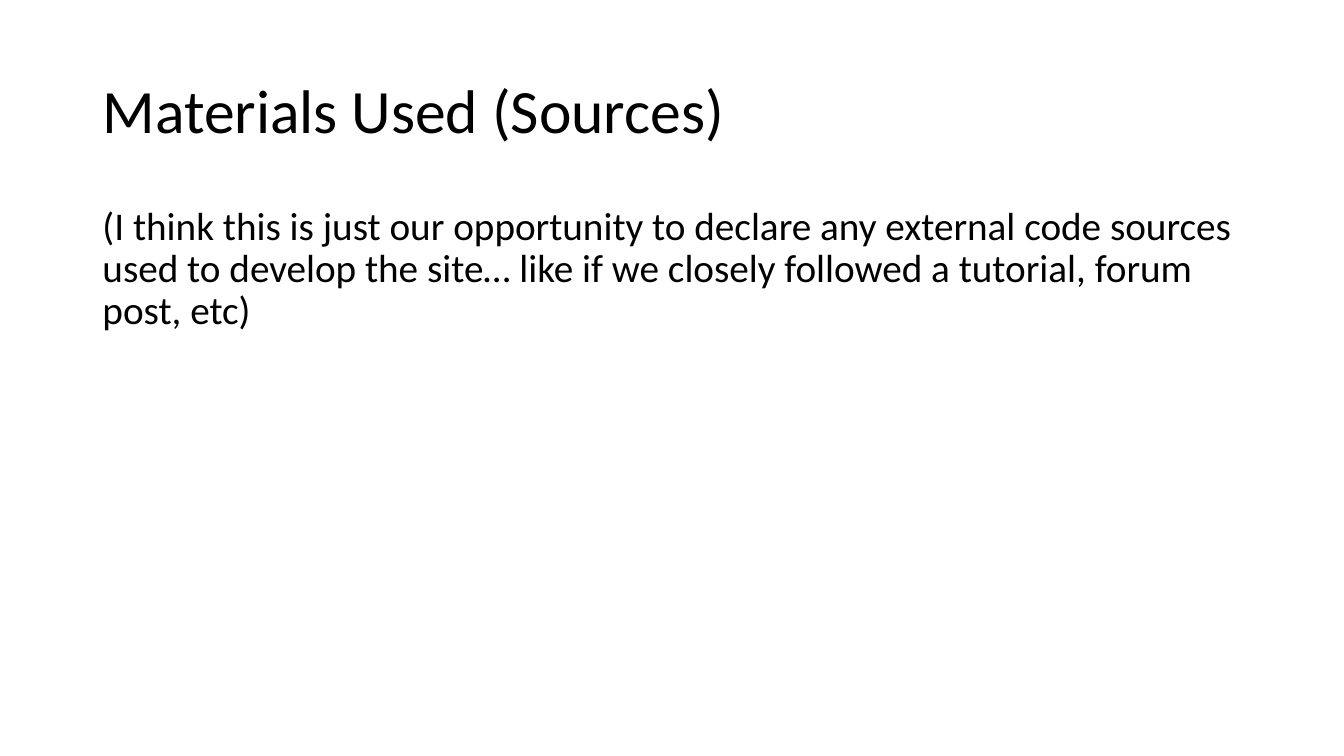
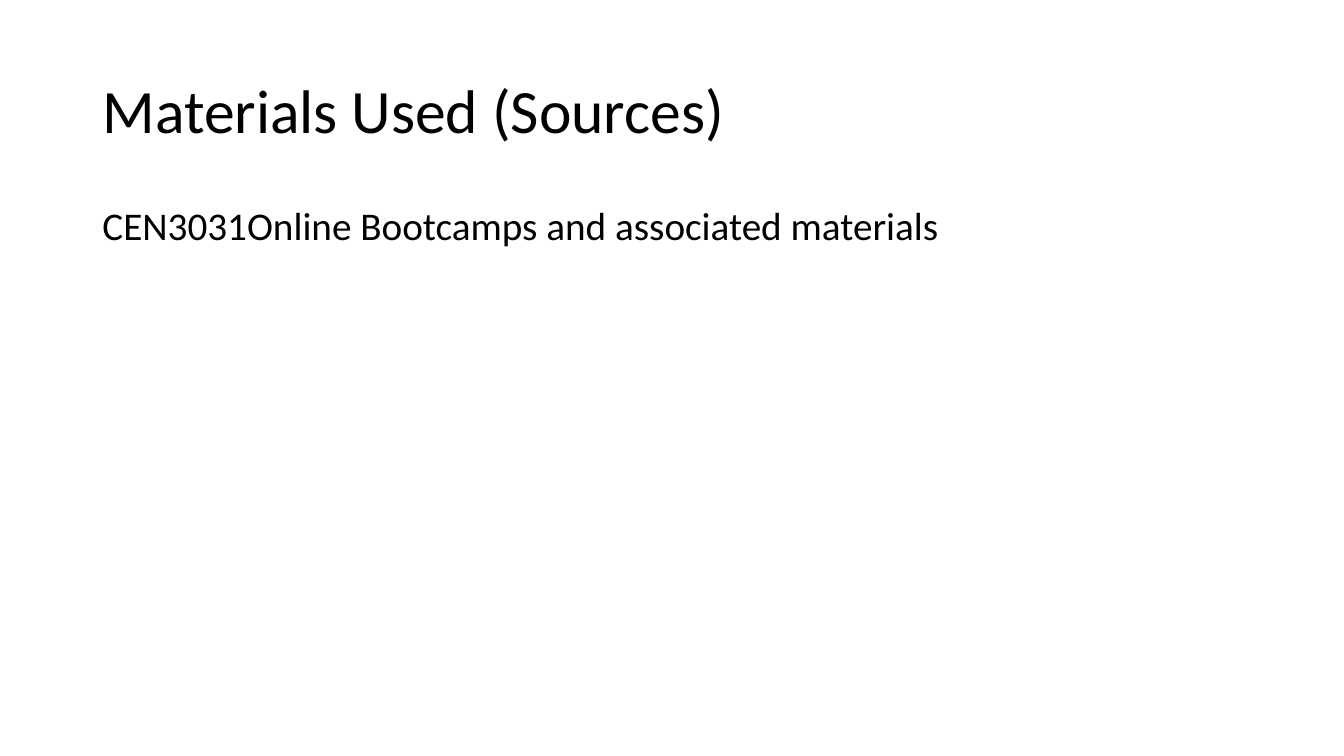
Before and after one commit to audiblePi/career-finder, a slide deck: slide 14 of docs/sprint1Presentation.pptx. Drawn at 1344x756 pixels with LibreOffice and Linux fonts; fonts in the diff are those of the drawing. Boxes give left, top, right and bottom in pixels: in the first picture for what was removed or moved away, otherwise in the second. Text is boxed around its words. In the diff, an @@ line names an element or a change of style, - is before the commit and + after.

Commit message:
Final Sprint1 Presentation Draft

```diff
--- a/docs/sprint1Presentation.pptx
+++ b/docs/sprint1Presentation.pptx
@@ text at <box>102,212,939,247</box>: text changed @@
-(I think this is just our opportunity to declare any external code sources used to develop the site… like if we closely followed a tutorial, forum post, etc)
+CEN3031Online Bootcamps and associated materials
```
